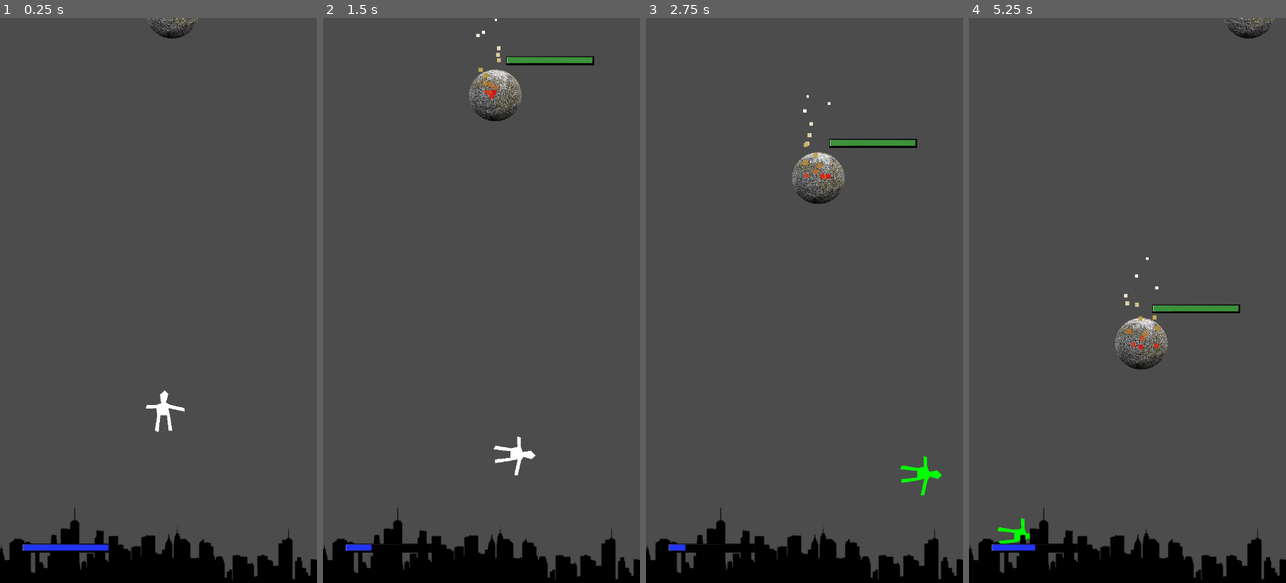
Above: before the commit, frames 1-4 (left to right).
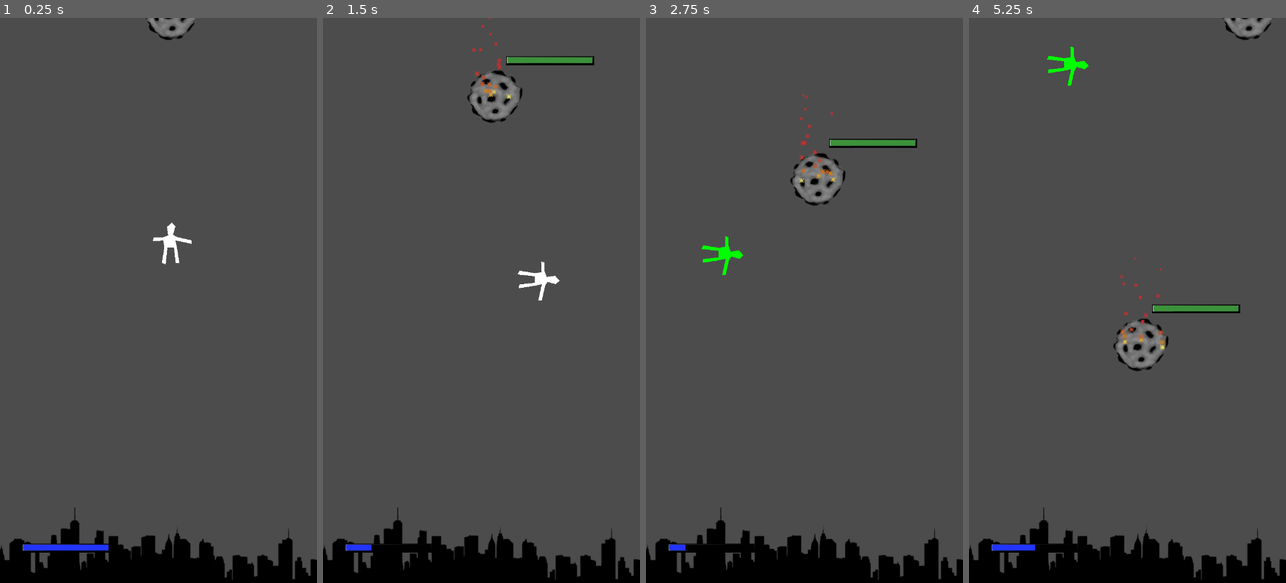
Above: after the commit, the same moments.

Repository: algch/ladrillos
Game: Godot game, scene res://main.tscn
Two runs of this game, one before a commit and one after it. Both use one fixed random seed, a clock stepped at 60 frames per second and the inputs below.
Inputs (mouse positions are in pixels of both pictures, inside the frame that each line leads up to):
- Up to frame 1 (0.25 s): no input
- Up to frame 2 (1.5 s): move the mouse to (551, 272) at 0.52 s; press the mouse at (551, 272) at 0.53 s; move the mouse to (418, 328) at 1.27 s; release the mouse at (418, 328) at 1.28 s; click (418, 328) at 1.35 s
- Up to frame 3 (2.75 s): move the mouse to (836, 176) at 2.02 s; press the mouse at (836, 176) at 2.03 s
- Up to frame 4 (5.25 s): move the mouse to (1111, 413) at 2.77 s; release the mouse at (1111, 413) at 2.78 s; click (1111, 413) at 2.85 s; move the mouse to (1222, 385) at 3.52 s; press the mouse at (1222, 385) at 3.53 s; move the mouse to (1032, 215) at 4.27 s; release the mouse at (1032, 215) at 4.28 s; click (1032, 215) at 4.35 s; move the mouse to (1143, 300) at 5.02 s; press the mouse at (1143, 300) at 5.03 s

The runs differ from the first frame. In frame 1, 0.9% of the frame differs, in the area x 46-63%, y 0-74%; in frame 2, 1.6%; in frame 3, 1.6%; in frame 4, 1.9%, in the area x 8-97%, y 0-96%.

Commit message:
added explosion particles

Diff:
--- a/brick.gd
+++ b/brick.gd
@@ -1,4 +1,6 @@
 extends KinematicBody2D
+
+var explosion_class = preload("res://explosion.tscn")
 
 var dir = Vector2()
 var dir_speed = 0
@@ -23,6 +25,9 @@
 
 func check_health():
 	if health <= 0:
+		var explosion = explosion_class.instance()
+		explosion.position = position
+		get_parent().add_child(explosion)
 		queue_free()
 
 func handle_collision(bounce_dir, bounce_speed):
@@ -41,7 +46,7 @@
 
 func _physics_process(delta):
 	var total_motion = (dir * dir_speed) + gravity_motion
-	$particles.rotation = total_motion.normalized().angle() - PI/2
+	$tail.rotation = total_motion.normalized().angle() - PI/2
 	var collision = move_and_collide(total_motion * delta)
 	if collision:
 		dir = dir.bounce(collision.normal).normalized()
--- a/brick.tscn
+++ b/brick.tscn
@@ -1,37 +1,15 @@
-[gd_scene load_steps=12 format=2]
+[gd_scene load_steps=9 format=2]
 
 [ext_resource path="res://brick.gd" type="Script" id=1]
-[ext_resource path="res://sprites/stone.png" type="Texture" id=2]
+[ext_resource path="res://sprites/meteorite.png" type="Texture" id=2]
 [ext_resource path="res://sprites/health_bar_over.png" type="Texture" id=3]
 [ext_resource path="res://sprites/health_bar_under.png" type="Texture" id=4]
 [ext_resource path="res://sprites/health_bar_progress.png" type="Texture" id=5]
+[ext_resource path="res://sprites/flake_particle.png" type="Texture" id=6]
+[ext_resource path="res://particles/meteorite_tail.tres" type="Material" id=7]
 
 [sub_resource type="CircleShape2D" id=1]
 radius = 60.0
-
-[sub_resource type="Gradient" id=2]
-offsets = PoolRealArray( 0, 0.451852, 0.851852 )
-colors = PoolColorArray( 0.832031, 0.0942535, 0.0942535, 1, 0.703125, 0.579529, 0.20874, 1, 1, 1, 1, 1 )
-
-[sub_resource type="GradientTexture" id=3]
-gradient = SubResource( 2 )
-
-[sub_resource type="Curve" id=4]
-_data = [ Vector2( 0, 1 ), 0.0, 0.0, 0, 0, Vector2( 0.987342, 0.481818 ), -1.87832, 0.0, 0, 0 ]
-
-[sub_resource type="CurveTexture" id=5]
-curve = SubResource( 4 )
-
-[sub_resource type="ParticlesMaterial" id=6]
-emission_shape = 2
-emission_box_extents = Vector3( 40, 10, 1 )
-flag_disable_z = true
-gravity = Vector3( 0, -100, 0 )
-orbit_velocity = 0.0
-orbit_velocity_random = 0.0
-scale = 10.0
-scale_curve = SubResource( 5 )
-color_ramp = SubResource( 3 )
 
 [node name="brick" type="KinematicBody2D" groups=[
 "bricks",
@@ -46,15 +24,14 @@
 
 [node name="Sprite" type="Sprite" parent="."]
 position = Vector2( -0.55011, 1.97134 )
-scale = Vector2( 0.102308, 0.0999884 )
 texture = ExtResource( 2 )
 
-[node name="particles" type="Particles2D" parent="."]
-position = Vector2( 6.10352e-05, -3.0756e-05 )
-amount = 15
+[node name="tail" type="Particles2D" parent="."]
+amount = 20
 lifetime = 2.0
-speed_scale = 2.5
-process_material = SubResource( 6 )
+speed_scale = 2.0
+process_material = ExtResource( 7 )
+texture = ExtResource( 6 )
 
 [node name="healthBar" type="TextureProgress" parent="."]
 margin_left = 24.2509
--- /dev/null
+++ b/explosion.gd
@@ -0,0 +1,7 @@
+extends Particles2D
+
+func _ready():
+	emitting = true
+
+func _on_lifespanTimer_timeout():
+	queue_free()
--- /dev/null
+++ b/explosion.tscn
@@ -0,0 +1,21 @@
+[gd_scene load_steps=4 format=2]
+
+[ext_resource path="res://particles/meteorite_explosion.tres" type="Material" id=1]
+[ext_resource path="res://sprites/flake_particle.png" type="Texture" id=2]
+[ext_resource path="res://explosion.gd" type="Script" id=3]
+
+[node name="explosion" type="Particles2D"]
+emitting = false
+amount = 100
+one_shot = true
+speed_scale = 2.5
+explosiveness = 0.5
+local_coords = false
+process_material = ExtResource( 1 )
+texture = ExtResource( 2 )
+script = ExtResource( 3 )
+
+[node name="lifespanTimer" type="Timer" parent="."]
+one_shot = true
+autostart = true
+[connection signal="timeout" from="lifespanTimer" to="." method="_on_lifespanTimer_timeout"]
--- a/main.gd
+++ b/main.gd
@@ -18,5 +18,5 @@
 	var spawner = spawners[ randi() % len(spawners) ]
 	spawner.spawn()
 
-func score():
-	score += 1
+func score(points):
+	score += points
--- a/main.tscn
+++ b/main.tscn
@@ -36,7 +36,7 @@
 position = Vector2( 636.208, -50.1664 )
 
 [node name="player" parent="." instance=ExtResource( 2 )]
-position = Vector2( 372.699, 866.17 )
+position = Vector2( 388.699, 486.17 )
 
 [node name="turnEnder" type="Area2D" parent="."]
 position = Vector2( 360, 1250 )
--- /dev/null
+++ b/particles/meteorite_explosion.tres
@@ -0,0 +1,39 @@
+[gd_resource type="ParticlesMaterial" load_steps=7 format=2]
+
+[sub_resource type="Gradient" id=1]
+offsets = PoolRealArray( 0, 0.185185, 0.37037, 0.844444 )
+colors = PoolColorArray( 0.972656, 0.902515, 0.444534, 1, 0.902344, 0.287573, 0.0740204, 1, 0.183594, 0.158577, 0.149887, 1, 0.501961, 0.501961, 0.501961, 1 )
+
+[sub_resource type="GradientTexture" id=2]
+gradient = SubResource( 1 )
+
+[sub_resource type="Curve" id=3]
+min_value = -200.0
+max_value = 400.0
+_data = [ Vector2( 0, 380.909 ), 0.0, 0.0, 0, 0, Vector2( 0.949367, -164.545 ), 393.439, 0.0, 0, 0 ]
+
+[sub_resource type="CurveTexture" id=4]
+curve = SubResource( 3 )
+
+[sub_resource type="Curve" id=5]
+_data = [ Vector2( 0, 1 ), 0.0, 0.773426, 0, 0, Vector2( 0.487342, 0.345455 ), 2.61157, 2.61157, 0, 0, Vector2( 0.993671, 0.1 ), 0.0883915, 0.0, 0, 0 ]
+
+[sub_resource type="CurveTexture" id=6]
+curve = SubResource( 5 )
+
+[resource]
+emission_shape = 1
+emission_sphere_radius = 2.0
+flag_disable_z = true
+spread = 180.0
+gravity = Vector3( 0, 0, 0 )
+initial_velocity = 100.0
+orbit_velocity = 0.0
+orbit_velocity_random = 0.0
+linear_accel = 100.0
+linear_accel_random = 0.2
+linear_accel_curve = SubResource( 4 )
+scale = 2.0
+scale_random = 0.2
+scale_curve = SubResource( 6 )
+color_ramp = SubResource( 2 )
--- /dev/null
+++ b/particles/meteorite_tail.tres
@@ -0,0 +1,25 @@
+[gd_resource type="ParticlesMaterial" load_steps=5 format=2]
+
+[sub_resource type="Gradient" id=2]
+offsets = PoolRealArray( 0, 0.177778, 0.511111 )
+colors = PoolColorArray( 0.94986, 0.976562, 0.488281, 1, 0.835938, 0.51593, 0.104492, 1, 0.796875, 0.183655, 0.183655, 1 )
+
+[sub_resource type="GradientTexture" id=3]
+gradient = SubResource( 2 )
+
+[sub_resource type="Curve" id=4]
+_data = [ Vector2( 0, 1 ), 0.0, 0.0, 0, 0, Vector2( 0.987342, 0.481818 ), -1.87832, 0.0, 0, 0 ]
+
+[sub_resource type="CurveTexture" id=5]
+curve = SubResource( 4 )
+
+[resource]
+emission_shape = 2
+emission_box_extents = Vector3( 50, 10, 1 )
+flag_disable_z = true
+direction = Vector3( 0, 0, 0 )
+gravity = Vector3( 0, -100, 0 )
+orbit_velocity = 0.0
+orbit_velocity_random = 0.0
+scale_curve = SubResource( 5 )
+color_ramp = SubResource( 3 )
--- a/player.gd
+++ b/player.gd
@@ -9,7 +9,8 @@
 var is_aiming = false
 var can_deal_damage = false
 var dir = Vector2()
-var max_dir_speed = 500.0
+var max_dir_speed = 600.0
+var original_speed_decrease = 25.0
 var speed_decrease = 25.0
 var dir_speed = max_dir_speed
 
@@ -19,7 +20,7 @@
 var fuel_increase = 50.0
 
 var energy = 0.0
-var energy_increase = 50.0
+var energy_increase = 80.0
 
 var gravity_speed = 100.0
 var gravity_motion = Vector2.DOWN * gravity_speed
@@ -87,10 +88,9 @@
 	var total_motion = dir_motion + gravity_motion
 	var collision = move_and_collide(total_motion * delta)
 	if collision:
-		var prev_dir = dir
 		var prev_dir_speed = dir_speed
 		dir = dir.bounce(collision.normal).normalized()
-		dir_speed /= 2
+		dir_speed /= 2.5
 		if collision.collider.has_method("handle_collision"):
 			collision.collider.handle_collision(-dir, dir_speed)
 
@@ -105,6 +105,7 @@
 	if dir_speed > 0:
 		$speedDecreaseTimer.start()
 	else:
+		speed_decrease = original_speed_decrease
 		dir = Vector2()
 		can_deal_damage = false
 		if current_state != STATE.AIMING:
@@ -114,7 +115,6 @@
 	fuel -= fuel_decrease
 	energy += energy_increase
 	get_node("../fuelBar").value = get_node("../fuelBar").max_value * (fuel/max_fuel)
-	print("decrease fuel ", fuel)
 	if fuel > 0:
 		$attackTimer.start()
 	else:
Binary file added: sprites/flake_particle.png
Binary file added: sprites/meteorite.png
